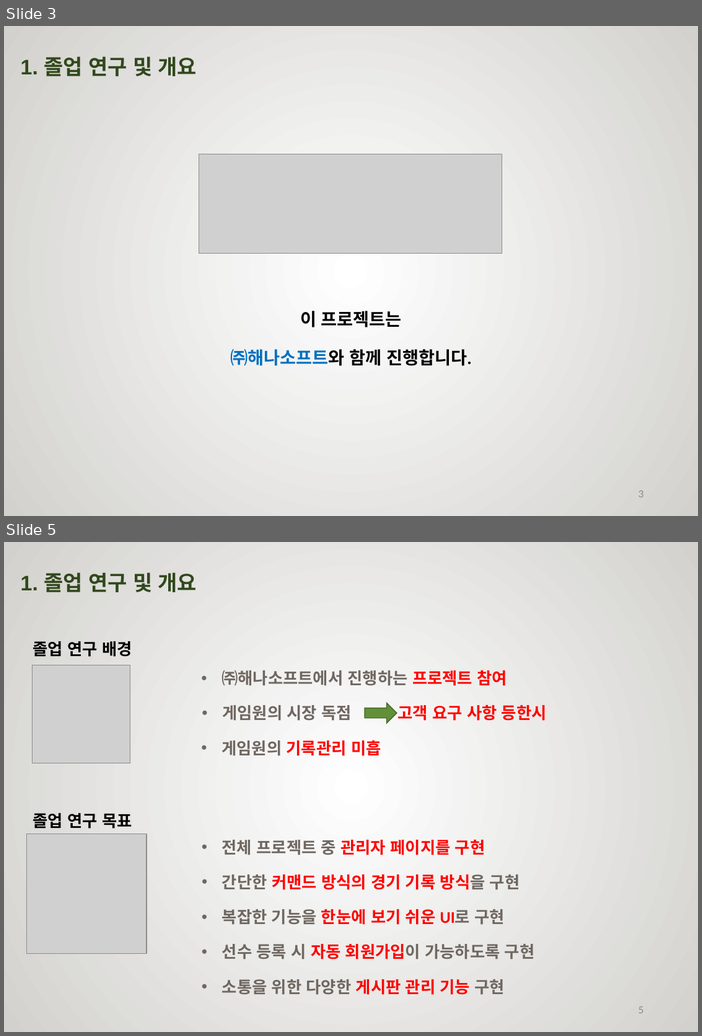
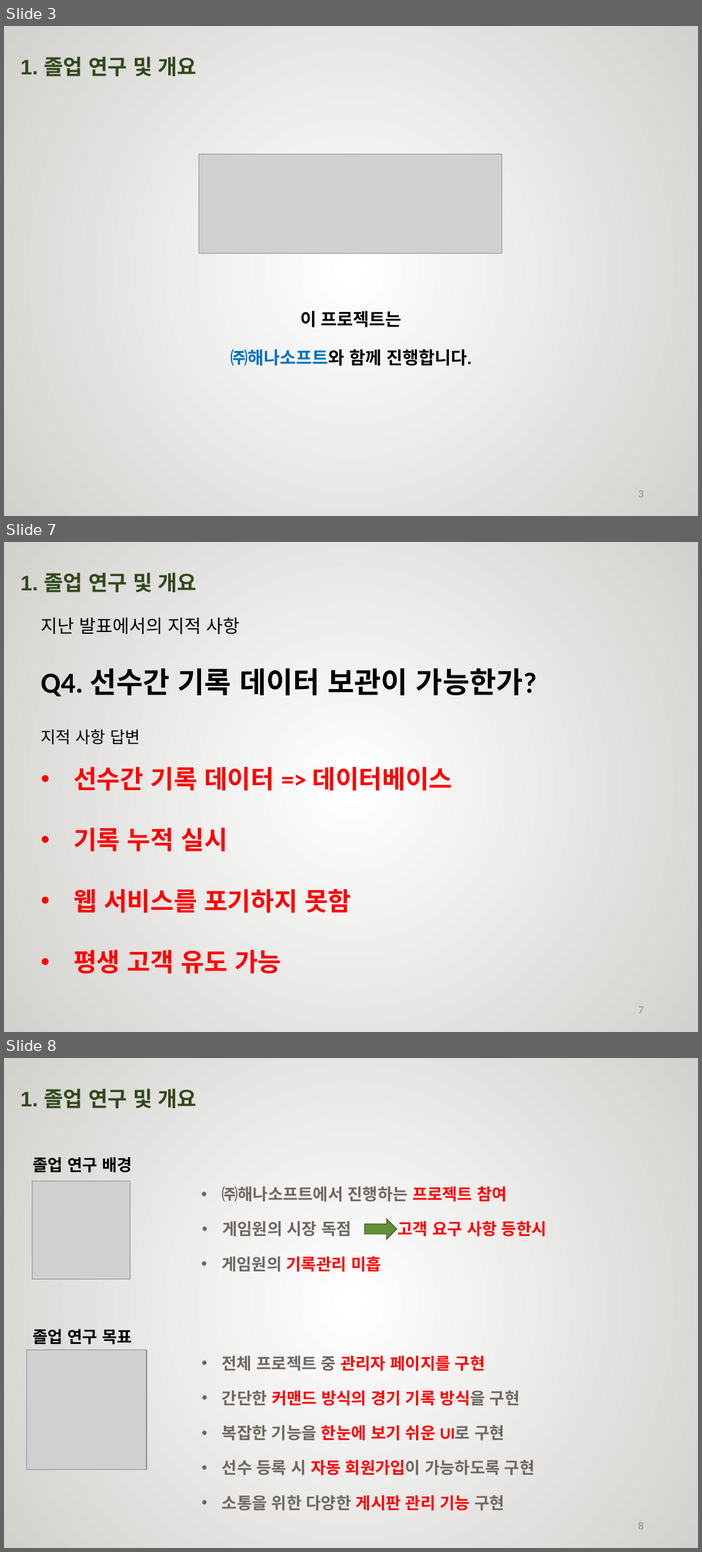
Before and after one commit to rimbong/Webengers, a slide deck: resources/졸작설계서.pptx. Shown one above the other, each under a label of ours: slides 3 and 5 before the commit, slides 3, 7 and 8 after it; the slides between them are not shown. The pictures are 702x1036 and 702x1552 pixels, drawn with LibreOffice and Linux fonts; fonts in the diff are those of the drawing; grey boxes stand for pictures; background and template pictures are left out. Boxes give left, top, right and bottom in pixels: in the first picture for what was removed or moved away, otherwise in the second. Text is boxed around its words. In the diff, an @@ line names an element or a change of style, - is before the commit and + after.

```diff
--- a/resources/졸작설계서.pptx
+++ b/resources/졸작설계서.pptx
@@ slide 7 added at box(4, 542, 698, 1032), background picture (left out) @@
@@ text added at box(21, 572, 197, 592), 40 pt, text #31481C, bold @@
+1. 졸업 연구 및 개요
@@ text added at box(41, 617, 240, 634), 20 pt, text #000000 @@
+지난 발표에서의 지적 사항
@@ text added at box(41, 668, 537, 696), 32 pt, text #000000, bold @@
+Q4. 선수간 기록 데이터 보관이 가능한가?
@@ text added at box(41, 729, 140, 744), 18 pt, text #000000 @@
+지적 사항 답변
@@ text added at box(73, 766, 453, 974), 28 pt, text #FF0000, bold @@
+• 선수간 기록 데이터 => 데이터베이스
+• 기록 누적 실시
+• 웹 서비스를 포기하지 못함
+• 평생 고객 유도 가능
@@ page number added at box(639, 1006, 644, 1013), 12 pt, text #8C8C8C @@
+7
@@ what was slide 5 is now slide 8 @@
@@ page number at box(639, 1522, 644, 1529): text changed @@
-5
+8
```
Also in this commit, not shown: 1 slide changed, 2 other slides added.
